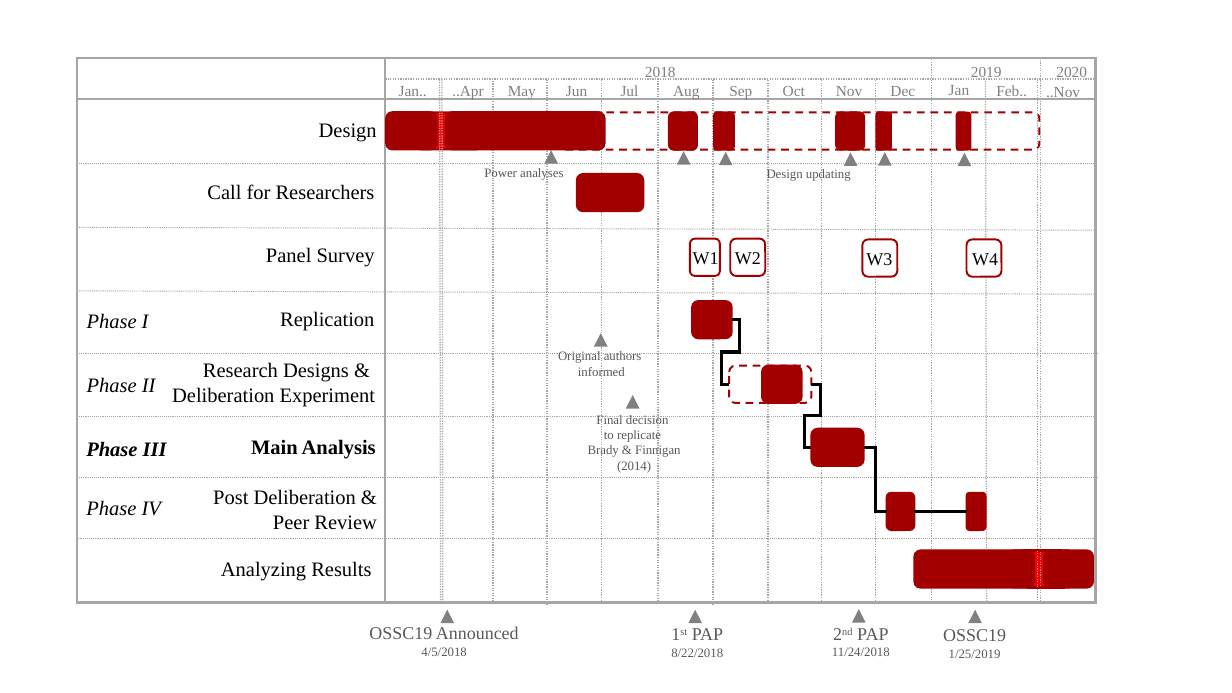
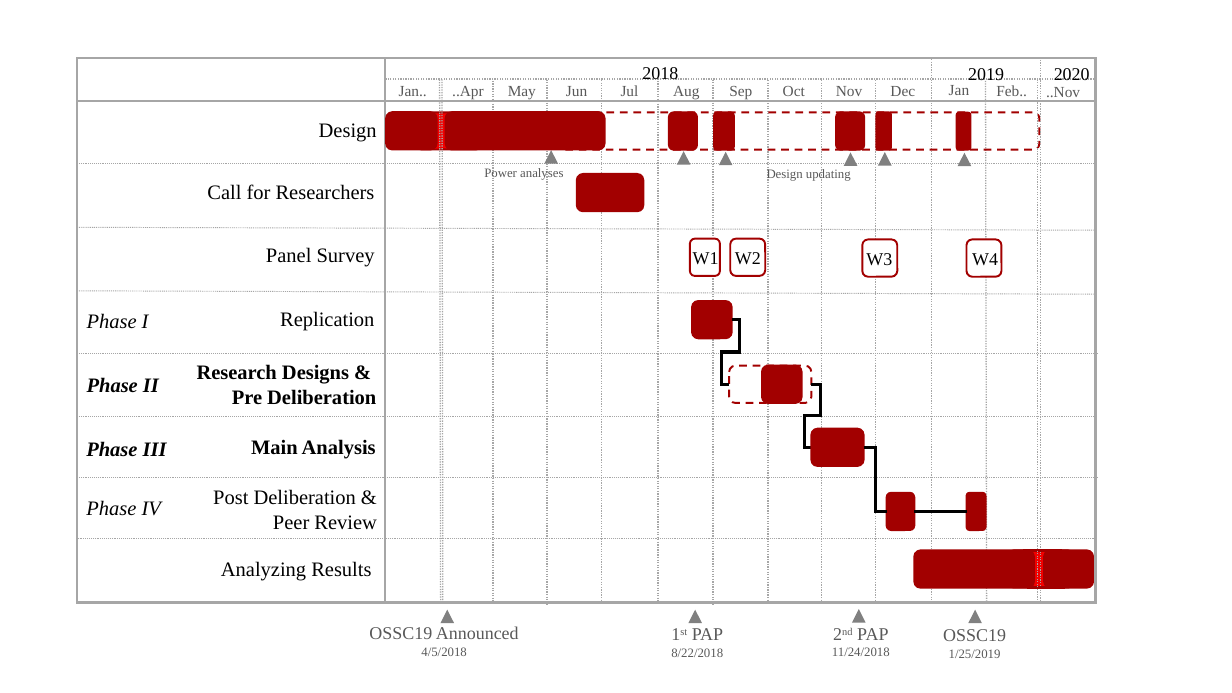
Before and after one commit to nbreznau/CRI, a slide deck: slide 4 of results/Fig1and2_timeline.pptx. Drawn at 1232x693 pixels with LibreOffice and Linux fonts; fonts in the diff are those of the drawing. Boxes give left, top, right and bottom in pixels: in the first picture for what was removed or moved away, otherwise in the second. Text is boxed around its words. In the diff, an @@ line names an element or a change of style, - is before the commit and + after.

```diff
--- a/results/Fig1and2_timeline.pptx
+++ b/results/Fig1and2_timeline.pptx
@@ size 12 to 14 pt, text colour #808080 to #000000 in 3 elements at [968, 68, 1004, 84], [642, 67, 678, 84], [1054, 68, 1090, 80] @@
@@ text colour #808080 to #595959 in 13 elements at [399, 86, 427, 96], [452, 86, 484, 100], [508, 86, 536, 100], [566, 86, 587, 96], [621, 85, 639, 96], [673, 86, 699, 100], [729, 86, 752, 100], [783, 86, 805, 96], [836, 86, 862, 96], [890, 86, 915, 96], [949, 85, 969, 95], [996, 85, 1027, 96], [1046, 87, 1080, 97] @@
@@ text removed at [558, 351, 642, 379] @@
-Original authors
-informed
@@ triangle removed at [595, 335, 606, 346] @@
@@ text "Phase II" at [87, 377, 159, 393]: bold on @@
@@ text at [197, 364, 349, 384]: bold on in "Research Designs &" @@
@@ text at [232, 389, 376, 405]: text changed; bold on @@
-Deliberation Experiment
+Pre Deliberation
@@ text removed at [588, 414, 681, 473] @@
-Final decision
-to replicate
-Brady & Finnigan (2014)
@@ triangle removed at [627, 396, 638, 408] @@
```
Also in this commit, not shown: 1 other slide changed, 25 other files.
